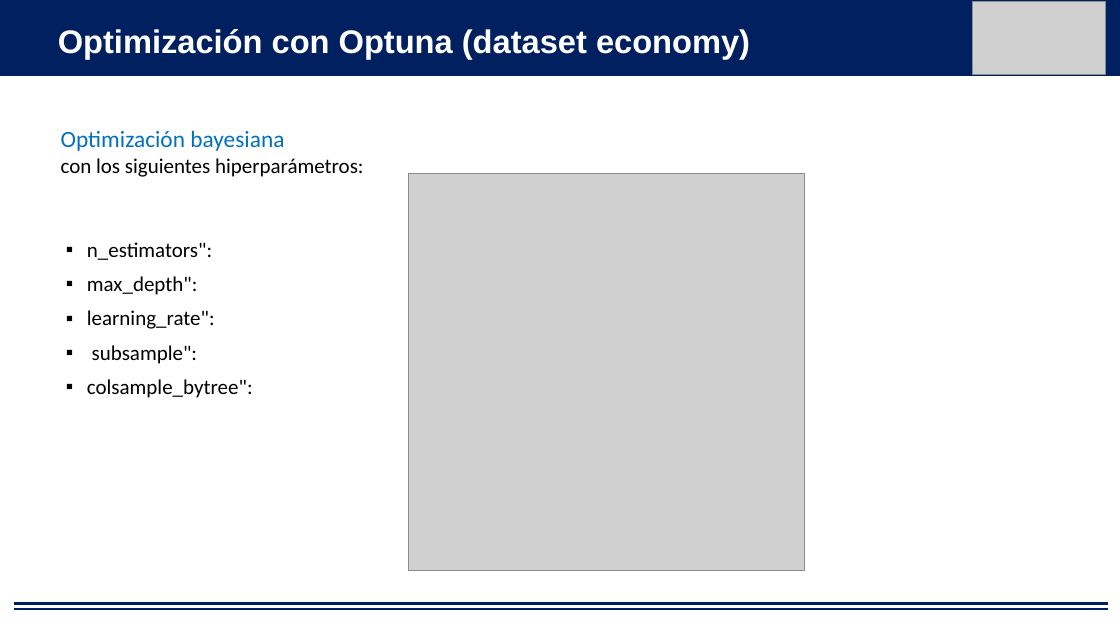
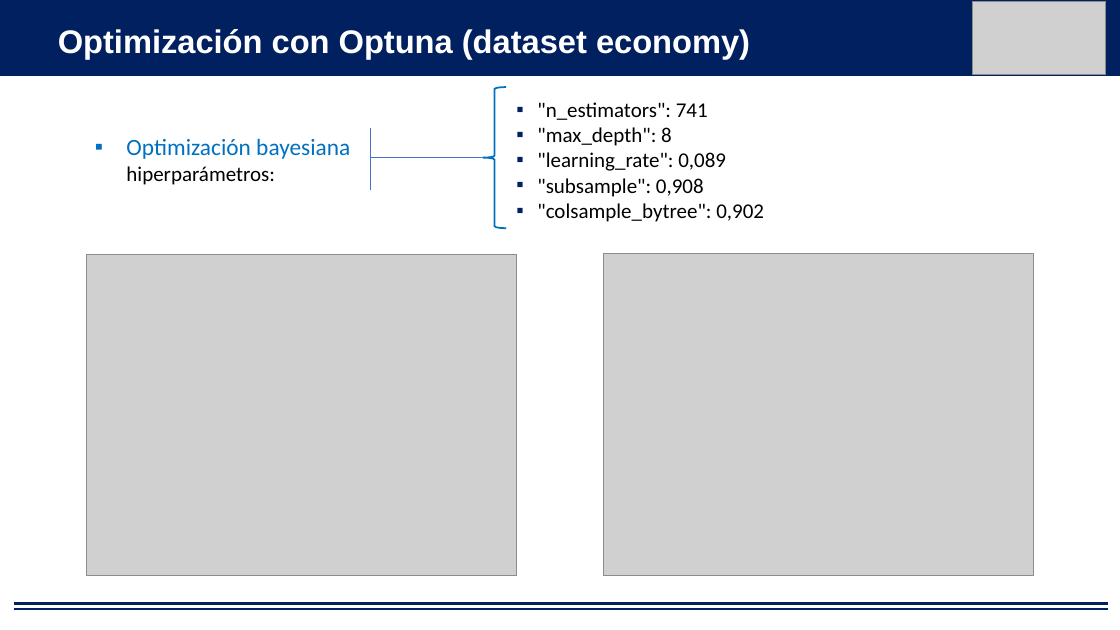
Before and after one commit to Cesar-CSP/ML_Prediccion_Precios_Vuelos, a slide deck: slide 9 of Presentación_Main_Prediccion_Vuelos_India_V2.pptx. Drawn at 1120x630 pixels with LibreOffice and Linux fonts; fonts in the diff are those of the drawing; grey boxes stand for pictures. Boxes give left, top, right and bottom in pixels: in the first picture for what was removed or moved away, otherwise in the second. Text is boxed around its words. In the diff, an @@ line names an element or a change of style, - is before the commit and + after.

```diff
--- a/Presentación_Main_Prediccion_Vuelos_India_V2.pptx
+++ b/Presentación_Main_Prediccion_Vuelos_India_V2.pptx
@@ left brace added at box(483, 87, 507, 229), outline #0070C0 1.5 pt @@
@@ text added at box(537, 102, 764, 222), 18 pt, text #000000 @@
+▪ "n_estimators": 741
+▪ "max_depth": 8
+▪ "learning_rate": 0,089
+▪ "subsample": 0,908
+▪ "colsample_bytree": 0,902
@@ text at box(126, 138, 350, 185): text changed; size 18 to 20 pt; text colour #000000 to #0070C0 @@
-Optimización bayesiana
-con los siguientes hiperparámetros:
+▪ Optimización bayesiana
+  hiperparámetros:
@@ line added from (371, 129) to (371, 191), #4472C4 1.5 pt @@
@@ line added from (371, 158) to (483, 158), #4472C4 1.5 pt @@
@@ picture removed at box(408, 174, 805, 571) @@
@@ text removed at box(87, 242, 253, 398) @@
-▪ n_estimators":
-▪ max_depth":
-▪ learning_rate":
-▪ subsample":
-▪ colsample_bytree":
@@ picture added at box(87, 254, 517, 575) @@
@@ picture added at box(603, 254, 1033, 576) @@
```
Also in this commit, not shown: 5 other slides changed, 1 other file.
